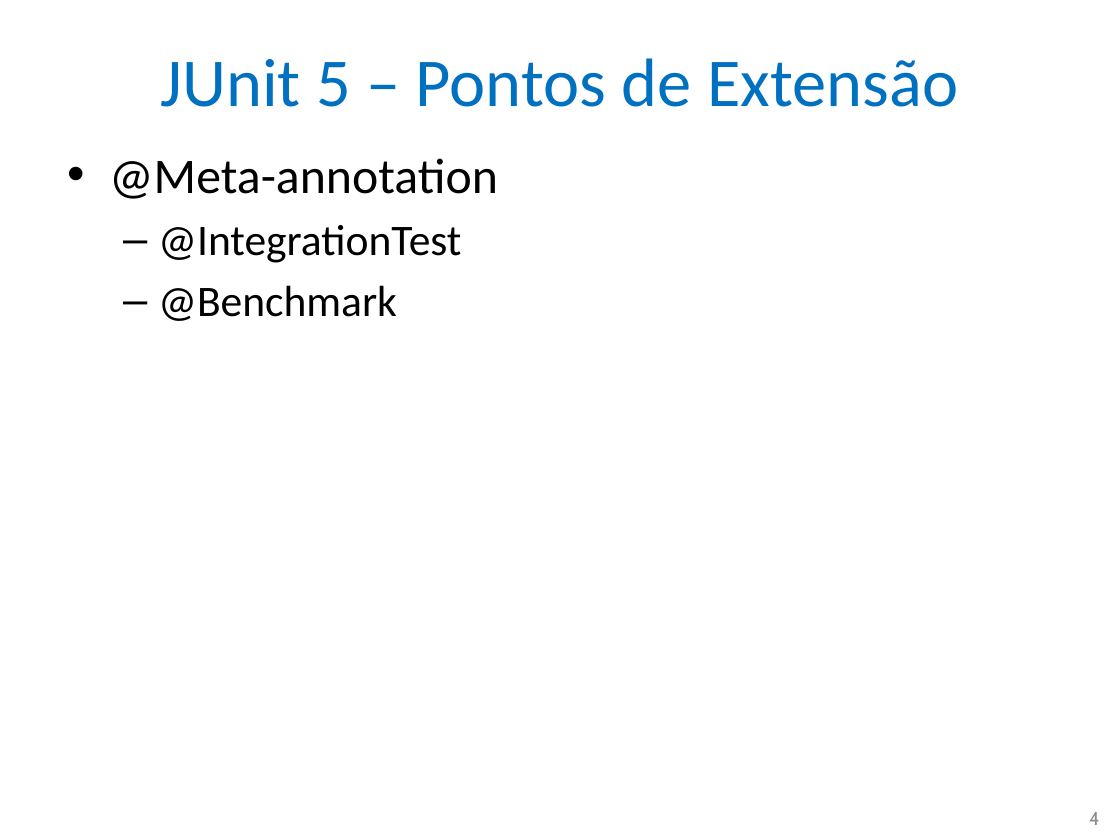
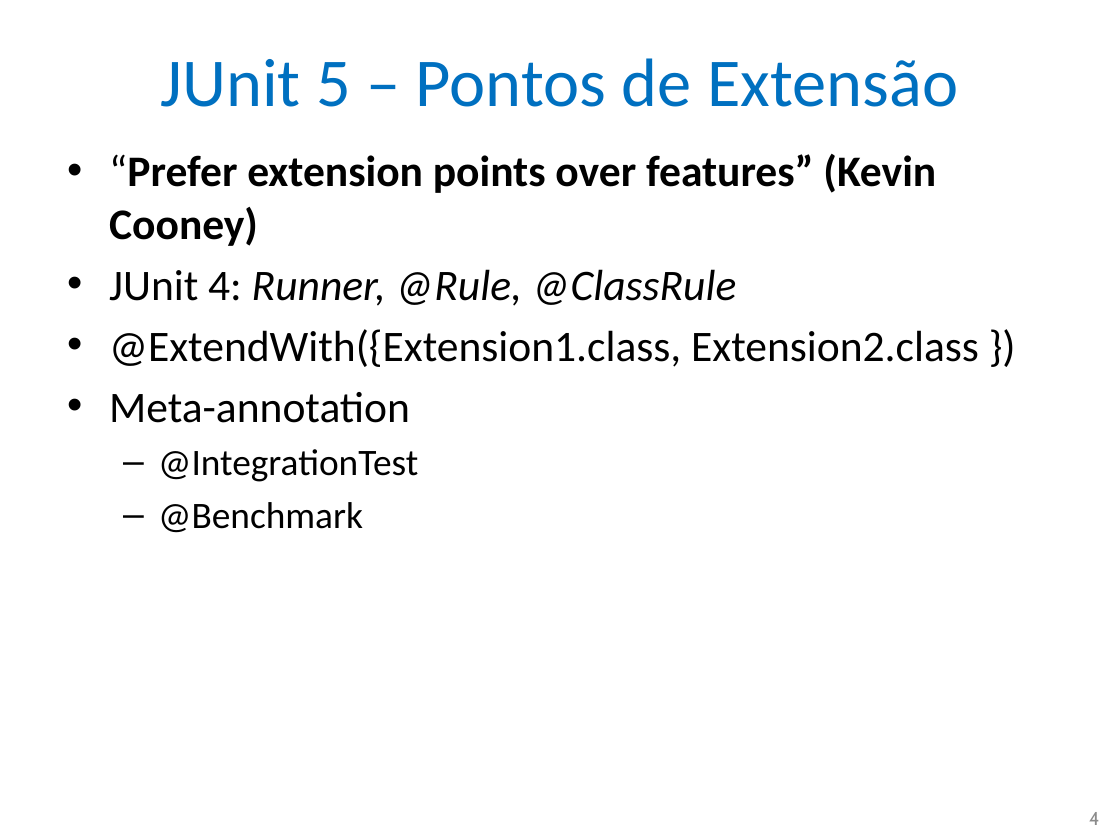
Before and after one commit to nascimentolwtn/INPE-CAP-385_DesenvolvimentoFrameworks, a slide deck: slide 4 of CAP385-00-Presentations/02-JUnit 5/03-JUnit 5 - Arquitetura.pptx. Drawn at 1120x840 pixels with LibreOffice and Linux fonts; fonts in the diff are those of the drawing. Boxes give left, top, right and bottom in pixels: in the first picture for what was removed or moved away, otherwise in the second. Text is boxed around its words. In the diff, an @@ line names an element or a change of style, - is before the commit and + after.

Commit message:
Inclusão de anotações para apresentação do ponto de extensão de um framework.

```diff
--- a/CAP385-00-Presentations/02-JUnit 5/03-JUnit 5 - Arquitetura.pptx
+++ b/CAP385-00-Presentations/02-JUnit 5/03-JUnit 5 - Arquitetura.pptx
@@ text at <box>109,154,979,423</box>: text changed; size 32 to 28 pt @@
-• @Meta-annotation
+• “Prefer extension points over features” (Kevin Cooney)
+• JUnit 4: Runner, @Rule, @ClassRule
+• @ExtendWith({Extension1.class, Extension2.class })
+• Meta-annotation
@@ text at <box>158,449,418,533</box>: size 28 to 24 pt in "@IntegrationTest", "@Benchmark" @@
```
Also in this commit, not shown: 3 other files.
